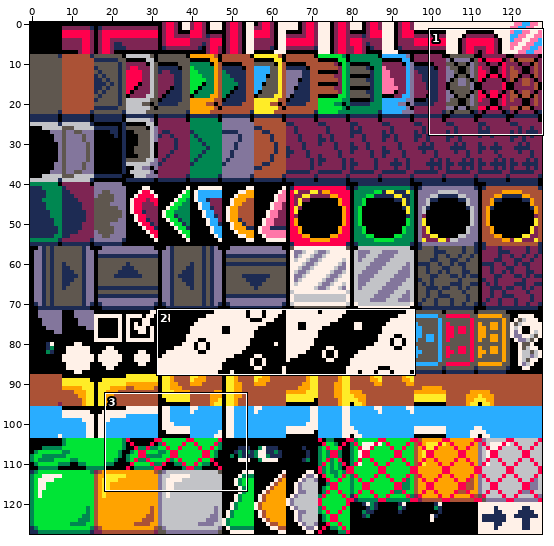
Sprite sheet: res/s_game.png. The first picture is a wide view before the edit; the outline marks the close-up.
Close-up. As it was:
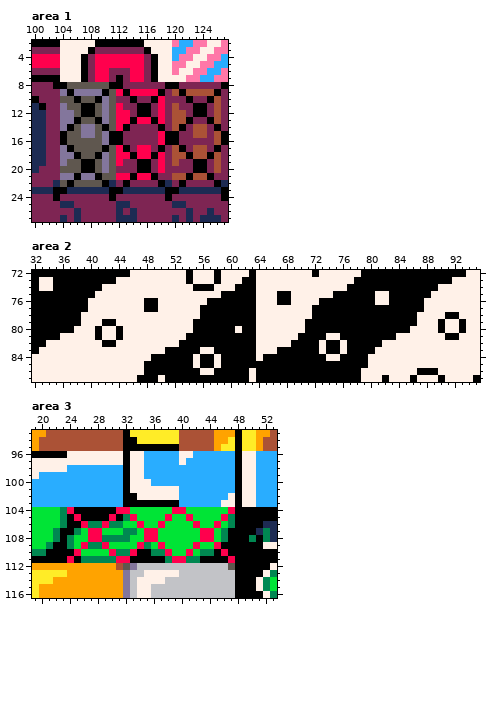
The file is 128x128 pixels. Shown: area 1: x 100..127, y 2..27; area 2: x 32..95, y 72..87; area 3: x 19..53, y 93..116. The commit also changed other parts of the picture, which this record leaves out.
After:
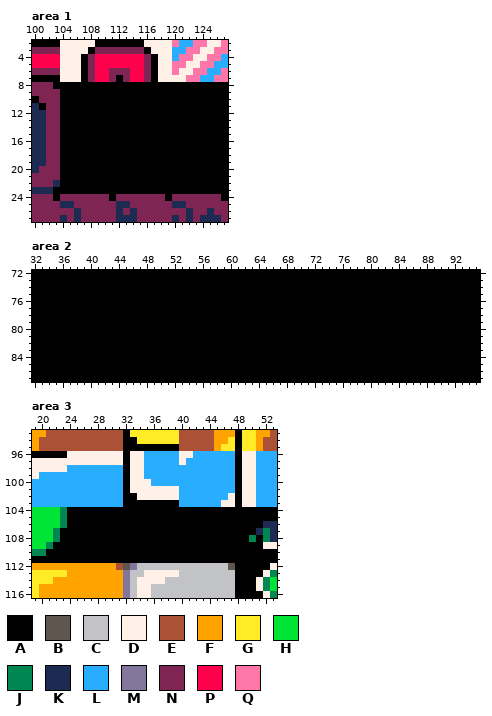
Palette (. is transparent): A #000000  B #5f574f  C #c2c3c7  D #fff1e8  E #ab5236  F #ffa300  G #ffec27  H #00e436  J #008751  K #1d2b53  L #29adff  M #83769c  N #7e2553  P #ff004d  Q #ff77a8
Diff:
Changed rows in their new state; - is an unchanged pixel.
Area 1:
first column x 104:
 8 -AAAAAA--AAAAAA--AAAAAA-
 9 A-AAAA-AA-AAAA-AA-AAAA-A
10 AA-AA-AAAA-AA-AAAA-AA-AA
11 AAA--AAAAAA--AAAAAA--AAA
12 AAA--AAAAAA--AAAAAA--AAA
13 AA-AA-AAAA-AA-AAAA-AA-AA
14 A-AAAA-AA-AAAA-AA-AAAA-A
15 -AAAAAA--AAAAAA--AAAAAA-
16 -AAAAAA--AAAAAA--AAAAAA-
17 A-AAAA-AA-AAAA-AA-AAAA-A
18 AA-AA-AAAA-AA-AAAA-AA-AA
19 AAA--AAAAAA--AAAAAA--AAA
20 AAA--AAAAAA--AAAAAA--AAA
21 AA-AA-AAAA-AA-AAAA-AA-AA
22 A-AAAA-AA-AAAA-AA-AAAA-A
23 -AAAAAA--AAAAAA--AAAAAA-
Area 2:
first column x 32:
72 --------------AAAAAAAA-AAA-AAAA-AAAAAAAA-AAAAAA---------------AA
73 -AA---------AAAAAAAAAA-AAA-AAA--AAAAAAAAAAAAAA--------------AAAA
74 -AA-------AAAAAAAAAAAAA---AAA---AAAAAAAAAAAAA-------------AAAAAA
75 ---------AAAAAAAAAAAAAAAAAA-----AAA--AAAAAA------AA------AAAAAAA
76 --------AAAAAAAA--AAAAAAA-------AAA--AAAA--------AA-----AAAAAAAA
77 --------AAAAAAAA--AAAAAA--------AAAAAAAA----------------AAAAAAAA
78 -------AAAAAAAAAAAAAAAAA--------AAAAAAAA---------------AAAA--AAA
79 -------AAA--AAAAAAAAAAA---------AAAAAAA----------------AAA-AA-AA
80 ------AAA-AA-AAAAAAAAAA------A--AAAAAAA---------------AAAA-AA-AA
81 ----AAAAA-AA-AAAAAAAAA----------AAAAAA----AA--------AAAAAAA--AAA
82 --AAAAAAAA--AAAAAAAAA-----------AAAAA----A--A-----AAAAAAAAAAAAAA
83 -AAAAAAAAAAAAAAAAAA-----AA------AAA------A--A----AAAAAAAAAAAAAAA
84 AAAAAAAAAAAAAAAAA------A--A-----A---------AA----AAAAAAAAAAAAAAAA
85 AAAAAAAAAAAAAAAA-------A--A---------------------AAAAAAAAAAAAAAAA
86 AAAAAAAAAAAAAAAA--------AA-----A---------------AAAAAAAA---AAAAAA
87 AAAAAAAAAAAAAAA---A------------A---------------AAA-AAA-AAA-AAAA-
Area 3:
first column x 24:
104 A------AAAAAAAAAAAAAAAAA
105 -A----A-AAAAAAAAAAAAAAAA
106 --AAAAAAAAAAAAAAAAAAAAAA
107 -AAAAAAAAAAAAAAAAAAAAAA-
108 AAAAAAAAAAAAAAAAAAAAAAA-
109 AAAAAAAAAAAAAAAAAAAAAA--
110 -AAAAAAAAA--AAAAAAAAA-A-
111 A-AAAAAAA-----AAAAA----A
Changed places in both close-ups, as pixel boxes (x1, y1, x2, y2):
changed: (60, 82, 228, 194)
changed: (32, 270, 480, 382)
changed: (67, 507, 235, 563)
